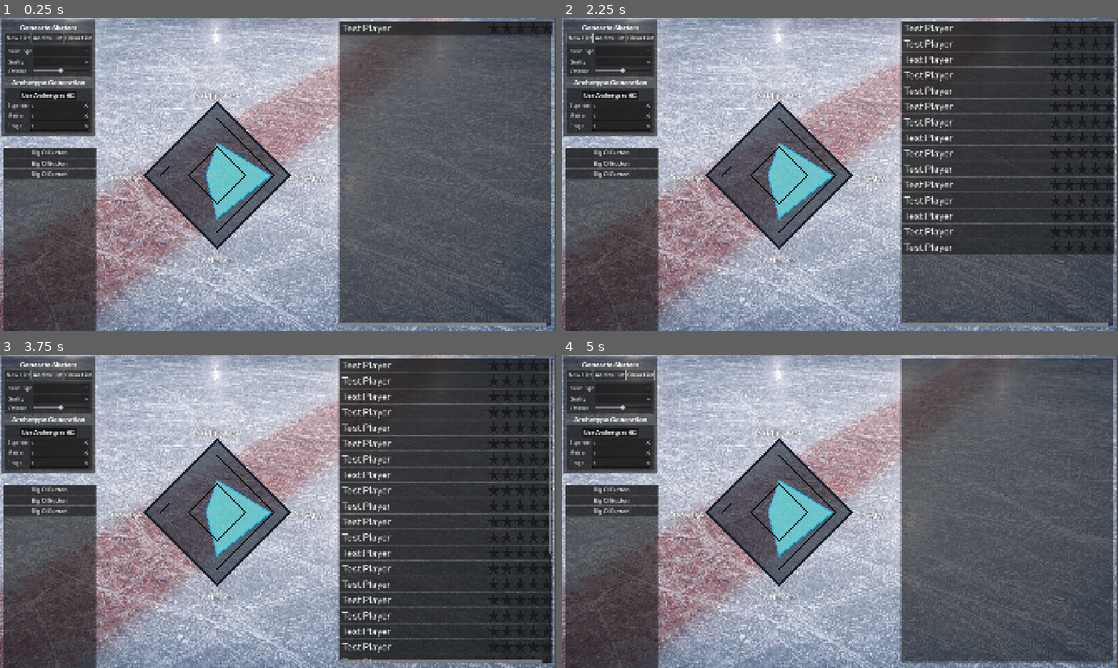
Above: before the commit, frames 1-4 (two rows, left to right).
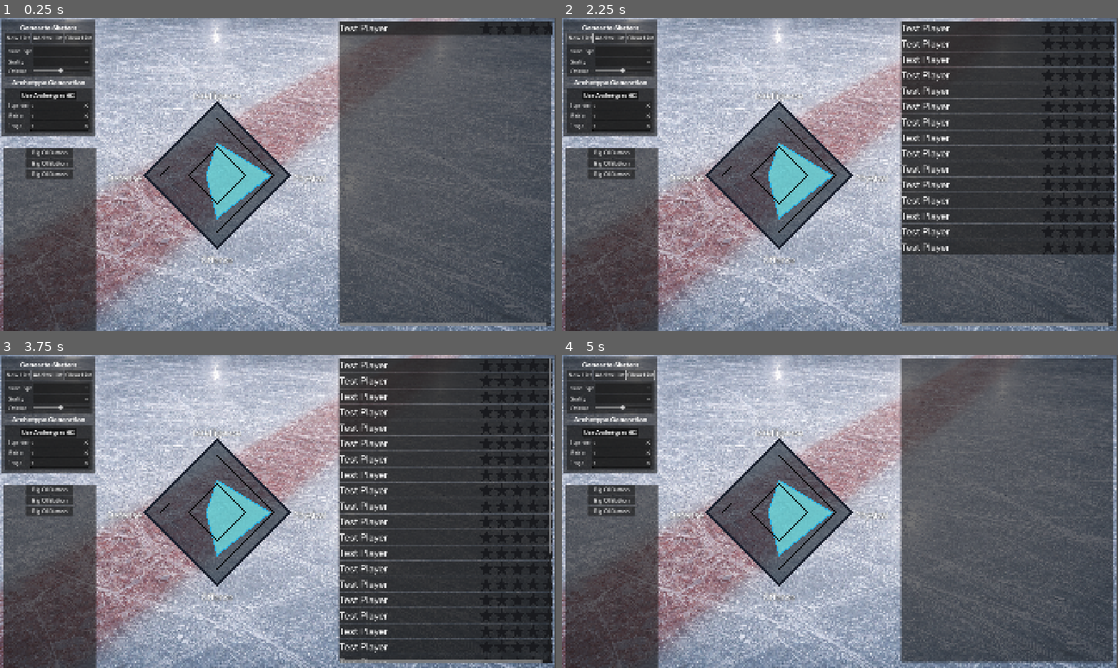
Above: after the commit, the same moments.

Repository: SqueegeeDino/imaginary-hockey-manager
Game: Godot game, scene res://Scenes/scn_Main.tscn
Same seed, same stepped clock (60 frames per second), same inputs: the game is played once before the commit and once after it.
Inputs (mouse positions are in pixels of both pictures, inside the frame that each line leads up to):
- Up to frame 1 (0.25 s): no input
- Up to frame 2 (2.25 s): click (1006, 27) at 0.5 s; click "Big Ol Button" at 1.25 s; click "New List" at 2 s
- Up to frame 3 (3.75 s): click "New List" at 2.75 s; click "Add to List" at 3.5 s
- Up to frame 4 (5 s): click "Clear List" at 4.25 s

The runs differ from the first frame. In frame 1, 1.0% of the frame differs, in the area x 0-100%, y 2-52%; in frame 2, 3.4%; in frame 3, 4.1%, in the area x 0-100%, y 2-99%; in frame 4, 0.8%.

Commit message:
UI Adjustments - Testing

Diff:
--- a/Scenes/scn_playerRow.tscn
+++ b/Scenes/scn_playerRow.tscn
@@ -6,34 +6,32 @@
 [ext_resource type="Texture2D" uid="uid://dumqxf6dup1ps" path="res://Resources/Images/Icons/star_colored_half_y-b.png" id="3_da8v3"]
 [ext_resource type="Texture2D" uid="uid://oiqo8d2hx063" path="res://Resources/Images/Icons/star_colored_gold.svg" id="4_hmdwy"]
 
-[node name="_playerRow" type="Button"]
-custom_minimum_size = Vector2(750, 50)
+[node name="AspectRatioContainer" type="AspectRatioContainer"]
 offset_right = 750.0
 offset_bottom = 50.0
+ratio = 5.0
+stretch_mode = 0
+
+[node name="_playerRow" type="Button" parent="."]
+custom_minimum_size = Vector2(750, 50)
+layout_mode = 2
 size_flags_horizontal = 3
-size_flags_vertical = 0
+size_flags_vertical = 4
 script = ExtResource("1_h5xoh")
 star_empty = ExtResource("2_cwuqo")
 star_half = ExtResource("3_da8v3")
 star_full = ExtResource("4_hmdwy")
 
-[node name="HBoxContainer" type="HBoxContainer" parent="."]
+[node name="HBoxContainer" type="HBoxContainer" parent="_playerRow"]
 layout_mode = 1
-anchors_preset = 8
-anchor_left = 0.5
-anchor_top = 0.5
-anchor_right = 0.5
-anchor_bottom = 0.5
-offset_left = -365.0
-offset_top = -21.0
-offset_right = 365.0
-offset_bottom = 21.0
+anchors_preset = 15
+anchor_right = 1.0
+anchor_bottom = 1.0
 grow_horizontal = 2
 grow_vertical = 2
-size_flags_horizontal = 0
 size_flags_vertical = 0
 
-[node name="_playerLabel_name" type="Label" parent="HBoxContainer"]
+[node name="_playerLabel_name" type="Label" parent="_playerRow/HBoxContainer"]
 custom_minimum_size = Vector2(450, 0)
 layout_mode = 2
 theme = ExtResource("1_je1ko")
@@ -42,39 +40,39 @@
 clip_text = true
 max_lines_visible = 1
 
-[node name="starContainer" type="HBoxContainer" parent="HBoxContainer"]
+[node name="starContainer" type="HBoxContainer" parent="_playerRow/HBoxContainer"]
 layout_mode = 2
 size_flags_horizontal = 10
 
-[node name="icon_star1" type="TextureRect" parent="HBoxContainer/starContainer"]
+[node name="icon_star1" type="TextureRect" parent="_playerRow/HBoxContainer/starContainer"]
 layout_mode = 2
 mouse_filter = 2
 texture = ExtResource("2_cwuqo")
 expand_mode = 2
 stretch_mode = 5
 
-[node name="icon_star2" type="TextureRect" parent="HBoxContainer/starContainer"]
+[node name="icon_star2" type="TextureRect" parent="_playerRow/HBoxContainer/starContainer"]
 layout_mode = 2
 mouse_filter = 2
 texture = ExtResource("2_cwuqo")
 expand_mode = 2
 stretch_mode = 5
 
-[node name="icon_star3" type="TextureRect" parent="HBoxContainer/starContainer"]
+[node name="icon_star3" type="TextureRect" parent="_playerRow/HBoxContainer/starContainer"]
 layout_mode = 2
 mouse_filter = 2
 texture = ExtResource("2_cwuqo")
 expand_mode = 2
 stretch_mode = 5
 
-[node name="icon_star4" type="TextureRect" parent="HBoxContainer/starContainer"]
+[node name="icon_star4" type="TextureRect" parent="_playerRow/HBoxContainer/starContainer"]
 layout_mode = 2
 mouse_filter = 2
 texture = ExtResource("2_cwuqo")
 expand_mode = 2
 stretch_mode = 5
 
-[node name="icon_star5" type="TextureRect" parent="HBoxContainer/starContainer"]
+[node name="icon_star5" type="TextureRect" parent="_playerRow/HBoxContainer/starContainer"]
 layout_mode = 2
 mouse_filter = 2
 texture = ExtResource("2_cwuqo")
--- a/Scenes/scn_testControl.tscn
+++ b/Scenes/scn_testControl.tscn
@@ -1,11 +1,11 @@
 [gd_scene format=3 uid="uid://blc3i2d6tvh64"]
 
 [node name="AspectRatioContainer" type="AspectRatioContainer"]
-offset_right = 910.0
+offset_right = 964.0
 offset_bottom = 70.0
 size_flags_horizontal = 3
 size_flags_vertical = 4
-ratio = 10.0
+ratio = 5.0
 
 [node name="Button" type="Button" parent="."]
 layout_mode = 2
